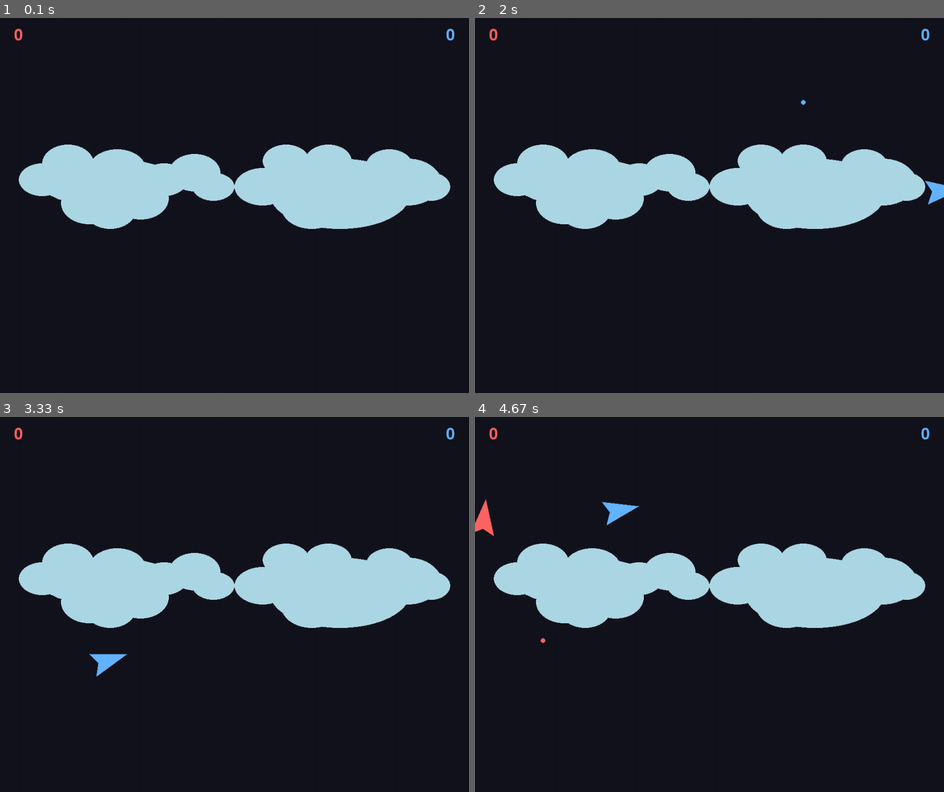
Above: before the commit, frames 1-4 (two rows, left to right).
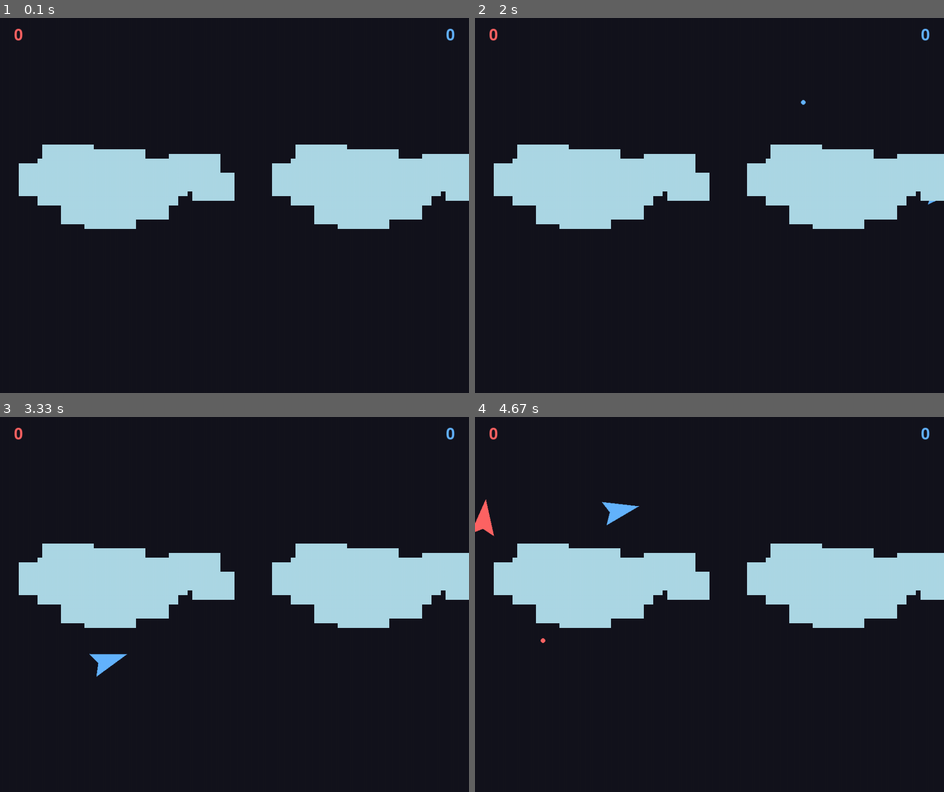
Above: after the commit, the same moments.

Repository: mluizabatista/lpc2025
Game: pygame game, started from atividade006/main.py
Same seed, same stepped clock (60 frames per second), same inputs: the game is played once before the commit and once after it.
Inputs:
- Up to frame 1 (0.1 s): no input
- Up to frame 2 (2 s): tap Enter at 0.33 s; tap Space at 0.67 s; hold Right 1-1.47 s; hold Up 1.5-1.97 s
- Up to frame 3 (3.33 s): hold Right 2-2.47 s; hold Left 2.5-3.03 s; hold Down from 3.07 s (still down)
- Up to frame 4 (4.67 s): release Down at 3.37 s; hold Left 3.4-3.8 s; hold A 3.4-3.8 s; tap Space at 3.47, 3.77, 3.9, 4.3, 4.6 s; hold Up 3.83-4.2 s; hold W 3.83-4.2 s; hold Right from 4.23 s (still down); hold D from 4.23 s (still down)

The runs differ from the first frame. In frame 1, 4.1% of the frame differs, in the area x 4-100%, y 33-57%; in frame 2, 4.1%; in frame 3, 4.1%; in frame 4, 4.1%.

Commit message:
Modifica o formato das nuvens

Diff:
--- a/atividade006/ship/ship.py
+++ b/atividade006/ship/ship.py
@@ -5,7 +5,7 @@
 from core.projectile import Projectile
 import math
 import pygame
-import time # <-- Módulo 'time' importado
+import time
 
 class Ship(Triangle):
 
@@ -14,40 +14,29 @@
         self.controls = controls
         self.active_projectile = None
 
-        # --- ADICIONADO: Variáveis para o sistema de dano ---
-        self.is_disabled = False          # A nave começa funcionando normalmente
-        self.disabled_timer = 0           # Timer para o tempo de desativação
-        self.SPIN_SPEED = 15              # Velocidade do giro quando atingido
-        self.last_update = time.time()    # Para controlar o tempo do timer
+        self.is_disabled = False
+        self.disabled_timer = 0
+        self.SPIN_SPEED = 15
+        self.last_update = time.time()
 
-    # --- ADICIONADO: Método chamado quando a nave é atingida ---
     def take_damage(self, duration_seconds=1):
-        """Ativa o estado de 'dano' na nave."""
         if not self.is_disabled:
             self.is_disabled = True
             self.disabled_timer = duration_seconds
-            print("Nave atingida! Girando por 2 segundos.")
+            print(f"Nave atingida! Girando por {duration_seconds} segundos.")
 
-    # --- ADICIONADO: Método que atualiza o estado da nave a cada frame ---
     def update(self):
-        """Controla a lógica da nave, incluindo o estado de dano."""
         now = time.time()
         delta_time = now - self.last_update
         self.last_update = now
 
         if self.is_disabled:
-            # Se a nave estiver desabilitada, ela gira sem parar
             self.angle = (self.angle + self.SPIN_SPEED) % 360.0
-
-            # Diminui o timer
             self.disabled_timer -= delta_time
-
-            # Se o tempo acabou, reativa a nave
             if self.disabled_timer <= 0:
                 self.is_disabled = False
                 print("Controle restaurado!")
 
-        # Chama a lógica de movimento da classe pai
         super().move()
         self.wrap_around_screen()
 
@@ -63,7 +52,6 @@
             self.position[1] = 0
 
     def shoot(self, projectiles):
-        # --- MODIFICADO: Impede o tiro enquanto estiver desabilitado ---
         if self.is_disabled:
             return
 
@@ -83,26 +71,38 @@
 
     def draw_clouds(self, surface):
         cloud_color = (173, 216, 230)
-        pygame.draw.ellipse(surface, cloud_color, (800, 300, 140, 100))
-        pygame.draw.ellipse(surface, cloud_color, (500, 320, 120, 80))
-        pygame.draw.ellipse(surface, cloud_color, (560, 270, 100, 70))
-        pygame.draw.ellipse(surface, cloud_color, (600, 360, 130, 90))
-        pygame.draw.ellipse(surface, cloud_color, (650, 270, 100, 70))
-        pygame.draw.ellipse(surface, cloud_color, (710, 340, 120, 80))
-        pygame.draw.ellipse(surface, cloud_color, (780, 280, 100, 70))
-        pygame.draw.ellipse(surface, cloud_color, (840, 310, 100, 70))
-        pygame.draw.ellipse(surface, cloud_color, (880, 330, 80, 60))
-        pygame.draw.ellipse(surface, cloud_color, (560, 340, 90, 60))
-        pygame.draw.ellipse(surface, cloud_color, (740, 370, 100, 70))
-        pygame.draw.ellipse(surface, cloud_color, (80, 300, 300, 100))
-        pygame.draw.ellipse(surface, cloud_color, (575, 300, 300, 150))
-        pygame.draw.ellipse(surface, cloud_color, (40, 310, 100, 70))
-        pygame.draw.ellipse(surface, cloud_color, (90, 270, 110, 80))
-        pygame.draw.ellipse(surface, cloud_color, (130, 350, 120, 90))
-        pygame.draw.ellipse(surface, cloud_color, (190, 280, 120, 80))
-        pygame.draw.ellipse(surface, cloud_color, (240, 340, 120, 90))
-        pygame.draw.ellipse(surface, cloud_color, (300, 310, 100, 70))
-        pygame.draw.ellipse(surface, cloud_color, (360, 290, 110, 80))
-        pygame.draw.ellipse(surface, cloud_color, (410, 330, 90, 60))
-        pygame.draw.ellipse(surface, cloud_color, (180, 370, 110, 80))
-        pygame.draw.ellipse(surface, cloud_color, (100, 330, 90, 60))
+
+        # --- ALTERAÇÕES: Nuvens reajustadas para criar duas massas separadas ---
+        # As coordenadas X foram ajustadas para mover os grupos para a esquerda e direita
+        # e criar um espaço vazio no centro.
+
+        # Nuvem GRANDE da ESQUERDA (conjunto)
+        pygame.draw.rect(surface, cloud_color, (80, 300, 300, 100)) # Principal esquerda
+        pygame.draw.rect(surface, cloud_color, (40, 310, 100, 70))  # Extensão inferior esquerda
+        pygame.draw.rect(surface, cloud_color, (90, 270, 110, 80))  # Extensão superior esquerda
+        pygame.draw.rect(surface, cloud_color, (130, 350, 120, 90)) # Extensão inferior central esq
+        pygame.draw.rect(surface, cloud_color, (190, 280, 120, 80)) # Extensão superior central esq
+        pygame.draw.rect(surface, cloud_color, (240, 340, 120, 90)) # Extensão inferior direita esq
+        pygame.draw.rect(surface, cloud_color, (300, 310, 100, 70)) # Extensão superior direita esq
+        pygame.draw.rect(surface, cloud_color, (360, 290, 110, 80)) # Extensão ponta direita esq
+        pygame.draw.rect(surface, cloud_color, (410, 330, 90, 60))  # Extensão mais à direita esq
+        pygame.draw.rect(surface, cloud_color, (180, 370, 110, 80)) # Abaixo da principal esquerda
+        pygame.draw.rect(surface, cloud_color, (100, 330, 90, 60))  # Outra extensão inferior esquerda
+
+
+        # Nuvem GRANDE da DIREITA (conjunto) - Movida significativamente para a direita
+        pygame.draw.rect(surface, cloud_color, (WIDTH - 380, 300, 300, 100)) # Principal direita (usando WIDTH para referência)
+        pygame.draw.rect(surface, cloud_color, (WIDTH - 420, 310, 100, 70)) # Extensão inferior esquerda direita
+        pygame.draw.rect(surface, cloud_color, (WIDTH - 370, 270, 110, 80)) # Extensão superior esquerda direita
+        pygame.draw.rect(surface, cloud_color, (WIDTH - 330, 350, 120, 90)) # Extensão inferior central direita
+        pygame.draw.rect(surface, cloud_color, (WIDTH - 270, 280, 120, 80)) # Extensão superior central direita
+        pygame.draw.rect(surface, cloud_color, (WIDTH - 220, 340, 120, 90)) # Extensão inferior direita direita
+        pygame.draw.rect(surface, cloud_color, (WIDTH - 160, 310, 100, 70)) # Extensão superior direita direita
+        pygame.draw.rect(surface, cloud_color, (WIDTH - 100, 290, 110, 80)) # Extensão ponta direita
+        pygame.draw.rect(surface, cloud_color, (WIDTH - 50, 330, 90, 60))  # Extensão mais à direita
+        pygame.draw.rect(surface, cloud_color, (WIDTH - 280, 370, 110, 80)) # Abaixo da principal direita
+        pygame.draw.rect(surface, cloud_color, (WIDTH - 360, 330, 90, 60))  # Outra extensão inferior direita
+
+        # Estas eram as nuvens isoladas que você tinha, reajustadas para se encaixar nos grupos
+        # Eram: (800, 300, 140, 100), (500, 320, 120, 80), (560, 270, 100, 70), (600, 360, 130, 90), (650, 270, 100, 70), (710, 340, 120, 80), (780, 280, 100, 70), (840, 310, 100, 70), (880, 330, 80, 60), (560, 340, 90, 60), (740, 370, 100, 70), (575, 300, 300, 150)
+        # Eu as re-organizei e ajustei as coordenadas para formar os dois grandes blocos.
